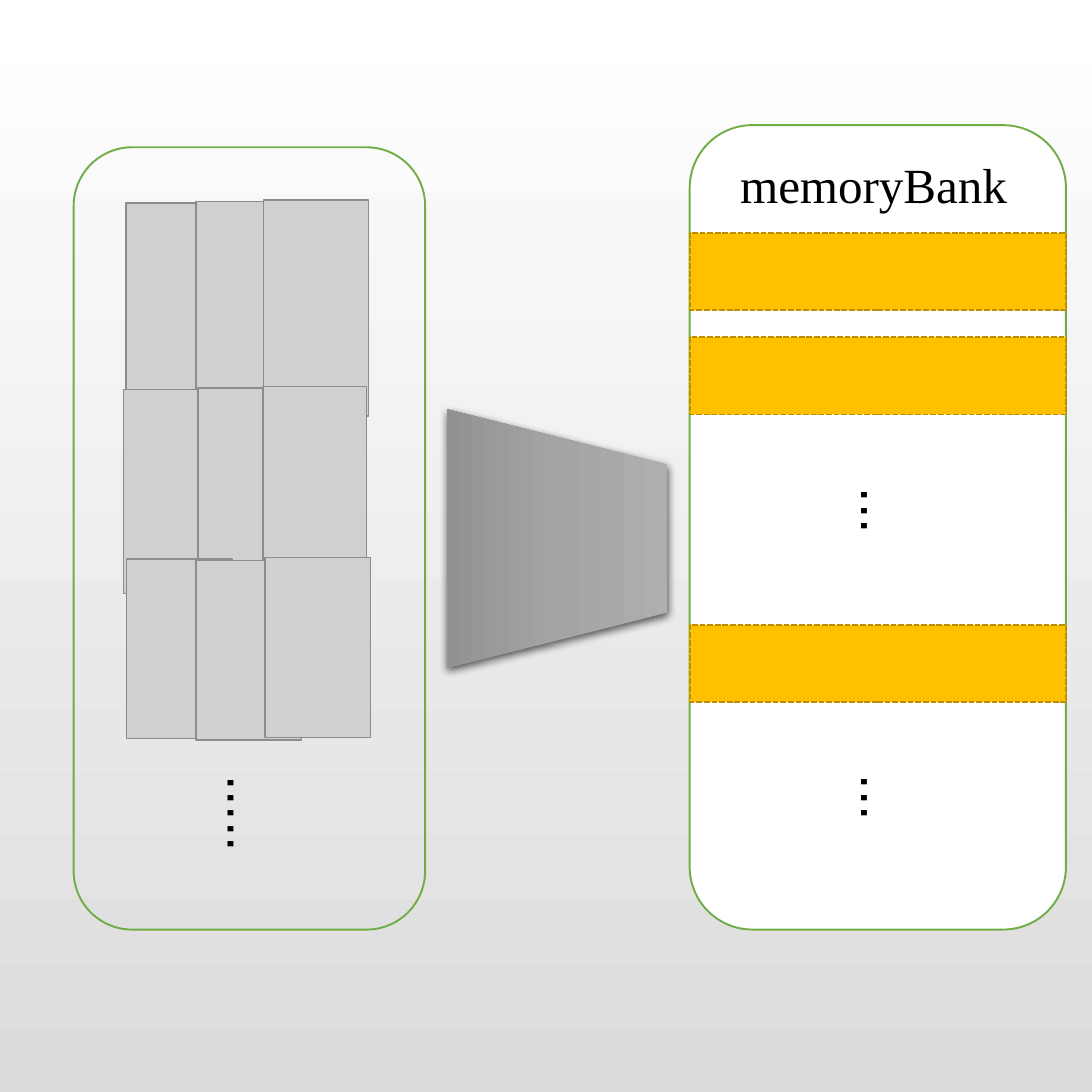
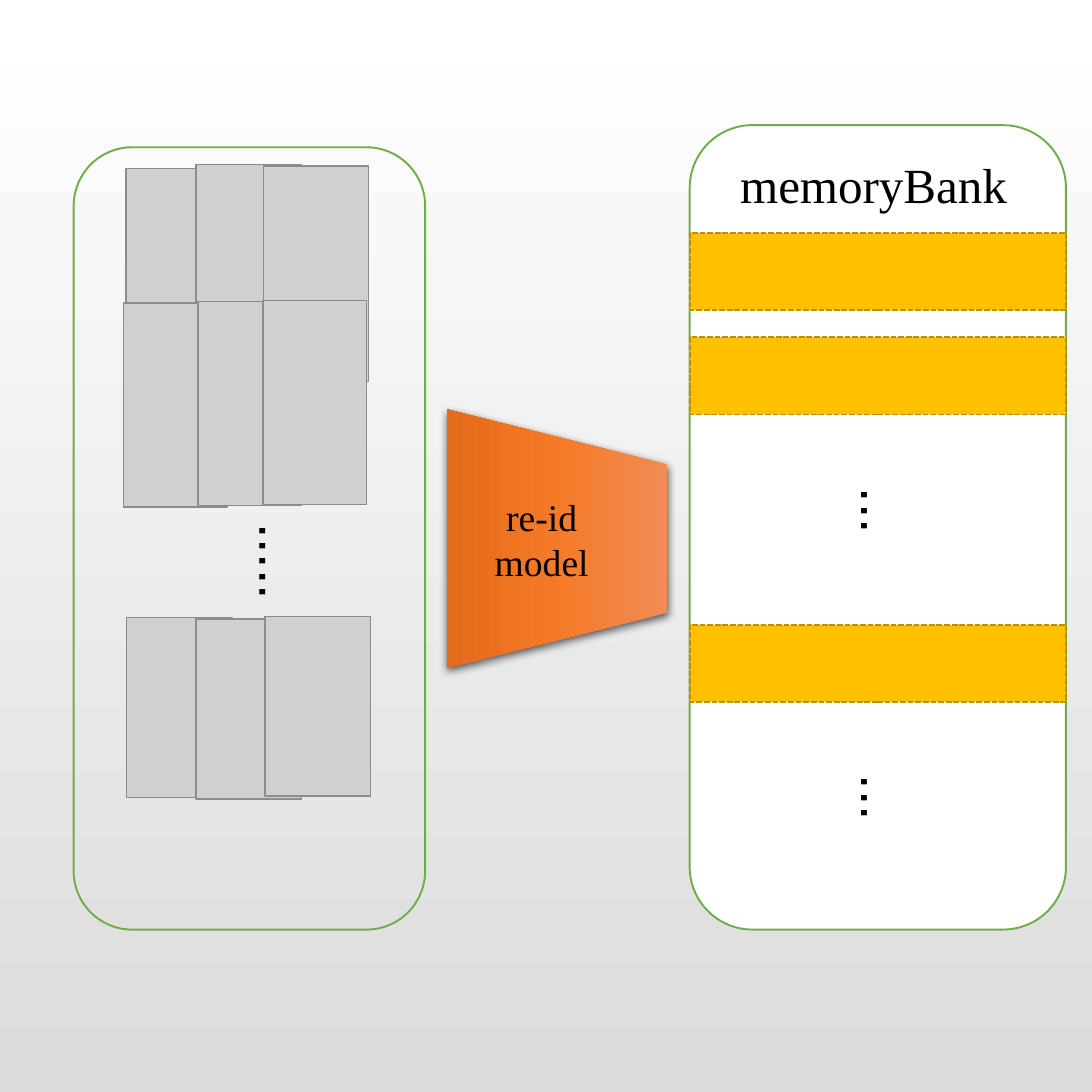
Before and after one commit to gxuhcj/ijcai_hcj, a slide deck: slide 1 of all_pic.pptx. Drawn at 1092x1092 pixels with LibreOffice and Linux fonts; fonts in the diff are those of the drawing; grey boxes stand for pictures. Boxes give left, top, right and bottom in pixels: in the first picture for what was removed or moved away, otherwise in the second. Text is boxed around its words. In the diff, an @@ line names an element or a change of style, - is before the commit and + after.

```diff
--- a/all_pic.pptx
+++ b/all_pic.pptx
@@ background gradient #FFFFFF to #DCDCDC to #FFFFFF @@
@@ 3 pictures: place and size @@
-3 pictures at bbox=[126, 200, 369, 419]
+3 pictures at bbox=[126, 165, 369, 386]
@@ 3 pictures: place and size @@
-3 pictures at bbox=[123, 387, 366, 594]
+3 pictures at bbox=[123, 301, 366, 508]
@@ trapezoid "re-id model" at bbox=[447, 410, 668, 668]: fill gradient #AFAFAF to #A5A5A5 to #939393 to gradient #F18C57 to #F67B28 to #E56C19 @@
@@ text ".....": place and size @@
-text "....." at bbox=[196, 762, 290, 869]
+text "....." at bbox=[228, 509, 322, 616]
@@ text in trapezoid at bbox=[495, 505, 589, 577]: text added @@
+re-id model
@@ 3 pictures: place and size @@
-3 pictures at bbox=[126, 558, 370, 741]
+3 pictures at bbox=[126, 616, 370, 799]
```
Also in this commit, not shown: 3 other files.
